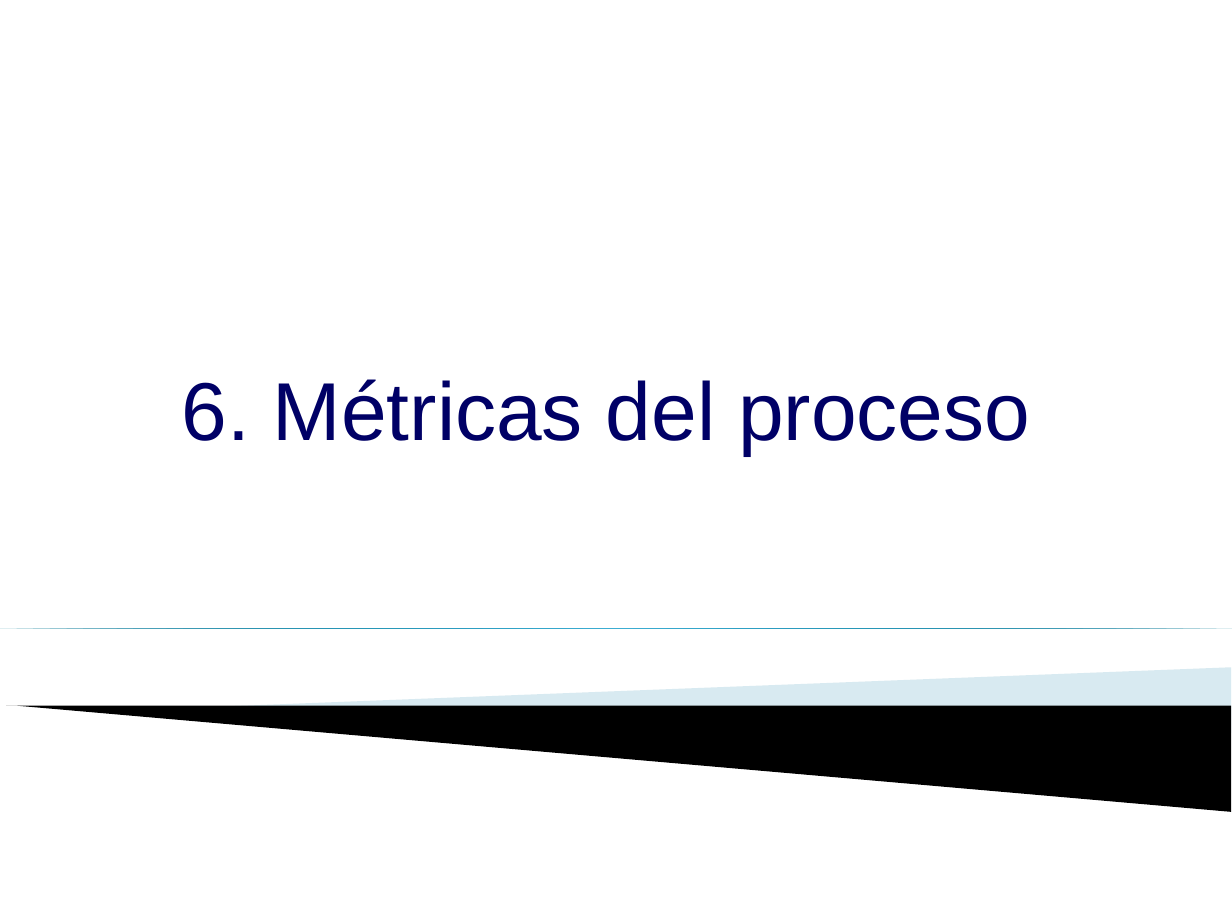
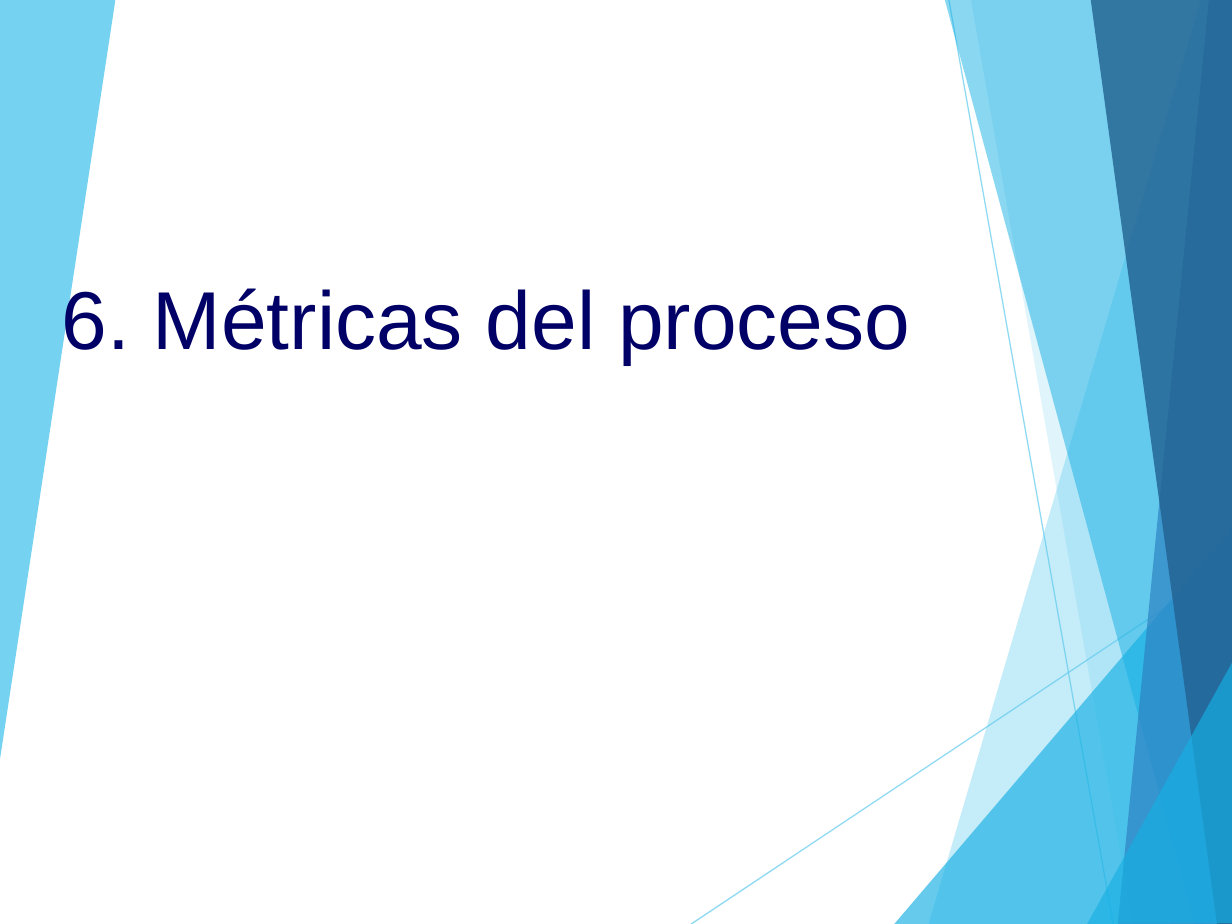
Before and after one commit to alejandro-laban/gps-tracking, a slide deck: slide 29 of Área de proceso PP-PMC/PGPRO_0.1_2015.ppt (slide 30 before the commit). Drawn at 1232x924 pixels with LibreOffice and Linux fonts; fonts in the diff are those of the drawing; background and template pictures are left out. Boxes give left, top, right and bottom in pixels: in the first picture for what was removed or moved away, otherwise in the second. Text is boxed around its words. In the diff, an @@ line names an element or a change of style, - is before the commit and + after.

```diff
--- a/Área de proceso PP-PMC/PGPRO_0.1_2015.ppt
+++ b/Área de proceso PP-PMC/PGPRO_0.1_2015.ppt
@@ group added at (x1=0, y1=0, x2=1232, y2=924): 8 freeform shapes, 2 lines @@
@@ text "6. Métricas del proceso" moved from (x1=182, y1=379, x2=1030, y2=456) to (x1=62, y1=284, x2=910, y2=364) @@
@@ right triangle removed at (x1=0, y1=628, x2=1232, y2=628) @@
@@ freeform shape removed at (x1=228, y1=668, x2=1231, y2=733) @@
@@ freeform shape removed at (x1=6, y1=706, x2=1231, y2=812) @@
```
Also in this commit, not shown: 33 other slides changed, 1 slide added, 2 slides removed, 29 other files.
